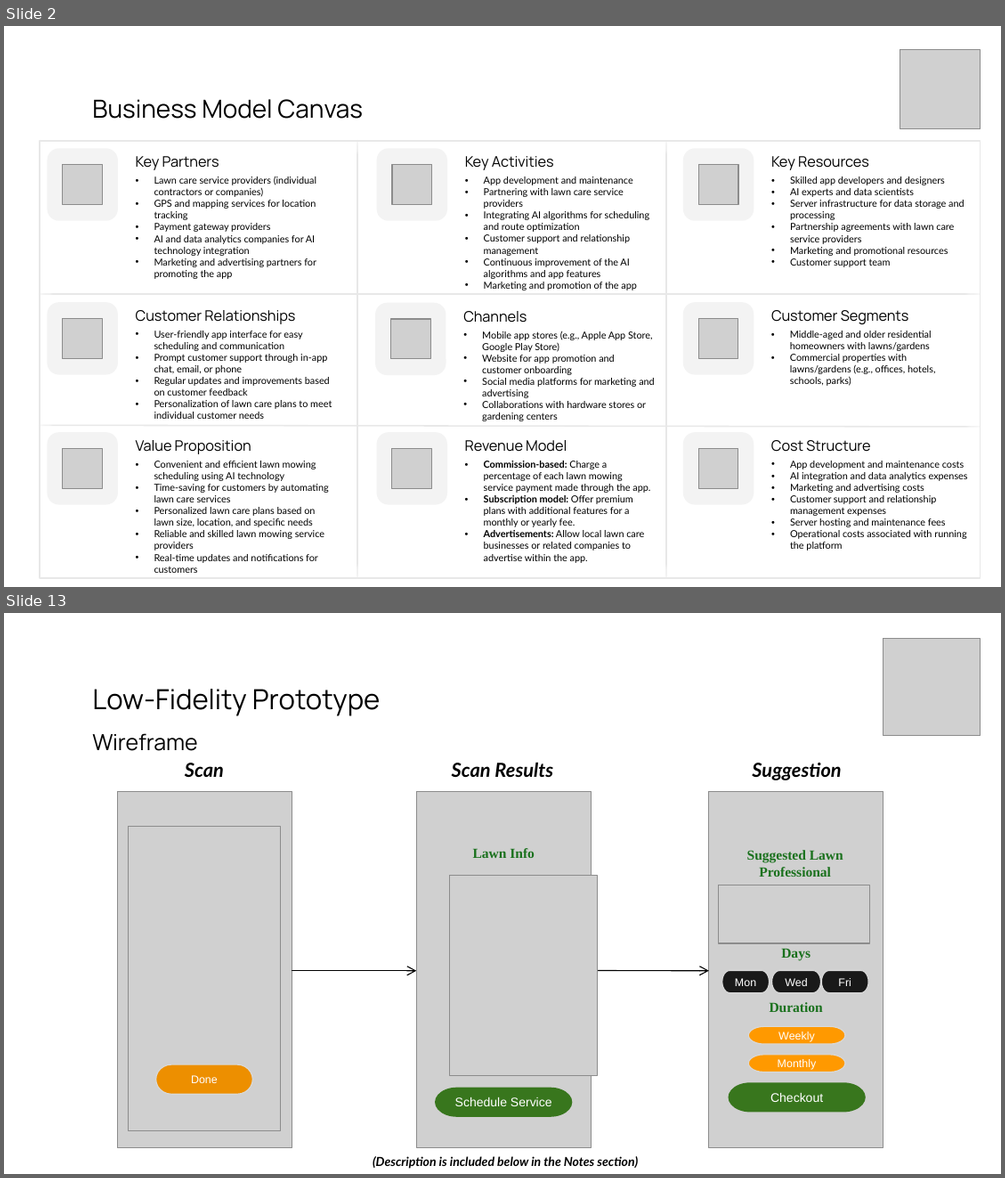
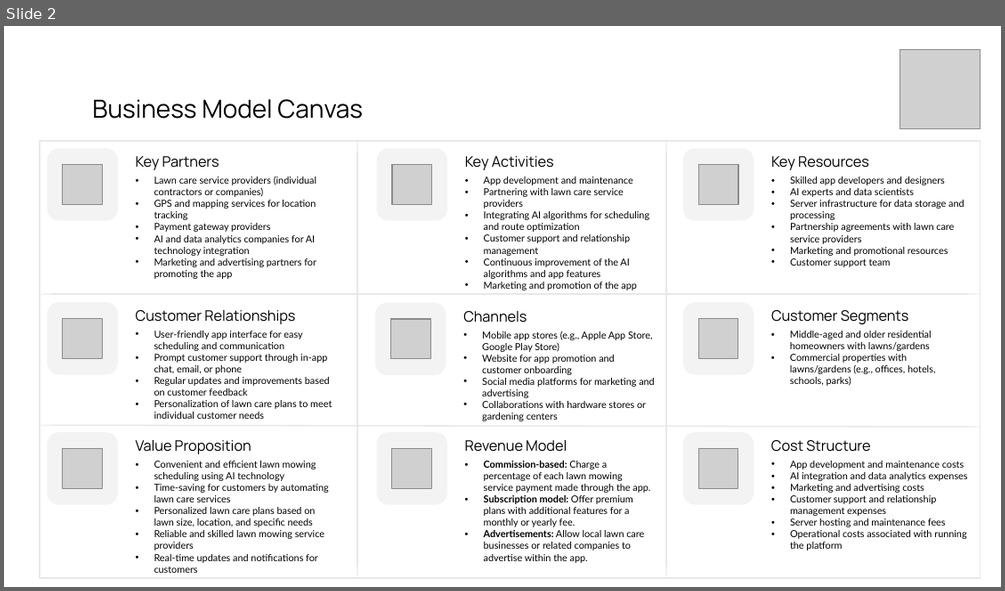
Before and after one commit to gasserahmed/VT-MIT, a slide deck: MGT5824-Tech-based Entrepreneurship/Assignments/Milestone #3 - Business Model Design & AI-powered Operating Models/gasser18-milestone3_slides.pptx. Shown one above the other, each under a label of ours: slides 2 and 13 before the commit, slide 2 after it; the slides between them are not shown. The pictures are 1005x1178 and 1005x591 pixels, drawn with LibreOffice and Linux fonts; fonts in the diff are those of the drawing; grey boxes stand for pictures. Boxes give left, top, right and bottom in pixels: in the first picture for what was removed or moved away, otherwise in the second. Text is boxed around its words. In the diff, an @@ line names an element or a change of style, - is before the commit and + after.

```diff
--- a/MGT5824-Tech-based Entrepreneurship/Assignments/Milestone #3 - Business Model Design & AI-powered Operating Models/gasser18-milestone3_slides.pptx
+++ b/MGT5824-Tech-based Entrepreneurship/Assignments/Milestone #3 - Business Model Design & AI-powered Operating Models/gasser18-milestone3_slides.pptx
@@ slide 13 removed at (4,613,1001,1174), background #FFFFFF @@
@@ picture removed at (883,639,979,736) @@
@@ title removed at (92,689,380,751) @@
-Low-Fidelity Prototype
-Wireframe
@@ group removed at (584,763,883,1147): 6 pill shapes, 4 texts, 2 pictures, 1 arrow @@
-Suggestion
-Suggested Lawn Professional
-Checkout
-Days
-Mon
-Wed
-Fri
-Duration
-Weekly
-Monthly
@@ group removed at (118,763,292,1147): 2 pictures, 1 text, 1 pill shape @@
-Scan
-Done
@@ group removed at (291,762,597,1147): 2 pictures, 2 texts, 1 arrow, 1 pill shape @@
-Scan Results
-Lawn Info
-Schedule Service
@@ text removed at (372,1156,638,1168) @@
-(Description is included below in the Notes section)
```
Also in this commit, not shown: 6 slides changed, 21 other slides removed, 2 other files.
